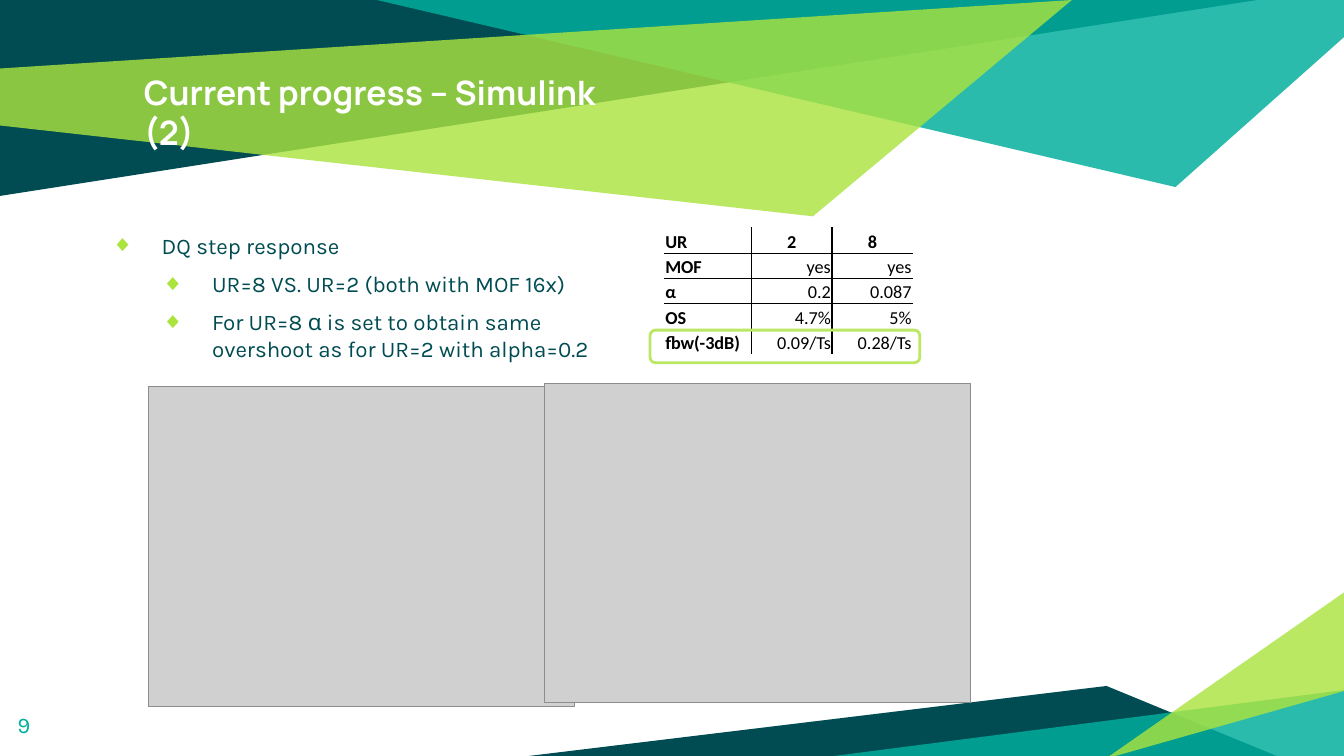
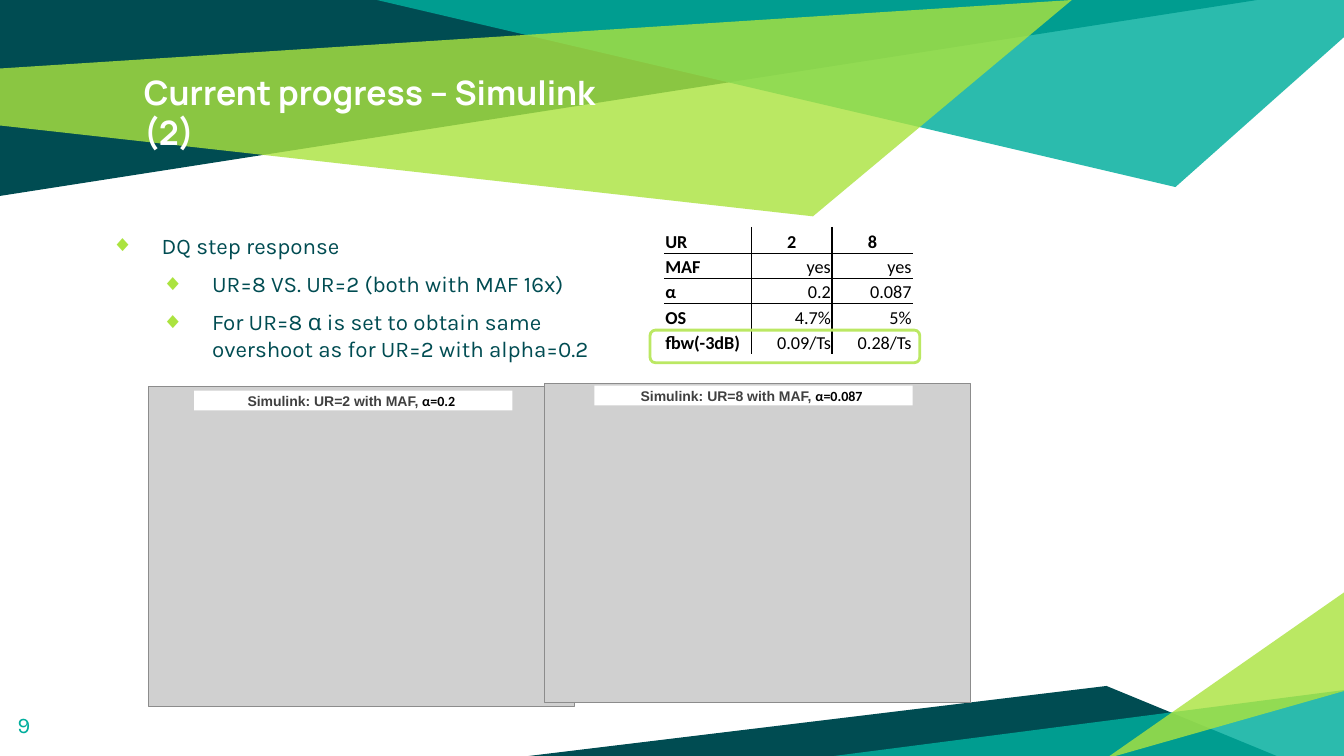
Before and after one commit to Rule2102/DSP_project1, a slide deck: slide 9 of docs/An Improved Current Loop Bandwidth and Axis Decoupling.pptx. Drawn at 1344x756 pixels with LibreOffice and Linux fonts; fonts in the diff are those of the drawing; grey boxes stand for pictures. Boxes give left, top, right and bottom in pixels: in the first picture for what was removed or moved away, otherwise in the second. Text is boxed around its words. In the diff, an @@ line names an element or a change of style, - is before the commit and + after.

```diff
--- a/docs/An Improved Current Loop Bandwidth and Axis Decoupling.pptx
+++ b/docs/An Improved Current Loop Bandwidth and Axis Decoupling.pptx
@@ table at (664,227,913,356) @@
-row 2, column 1: MOF
+row 2, column 1: MAF
@@ text at (212,276,564,295): text changed @@
-  ◆ UR=8 VS. UR=2 (both with MOF 16x)
+  ◆ UR=8 VS. UR=2 (both with MAF 16x)
@@ rectangle added at (595,386,913,406), fill #FFFFFF, 10 pt, text #404040, bold @@
+Simulink: UR=8 with MAF, α=0.087
@@ rectangle added at (195,390,513,410), fill #FFFFFF, 10 pt, text #404040, bold @@
+Simulink: UR=2 with MAF, α=0.2
```
Also in this commit, not shown: 2 other slides changed.
